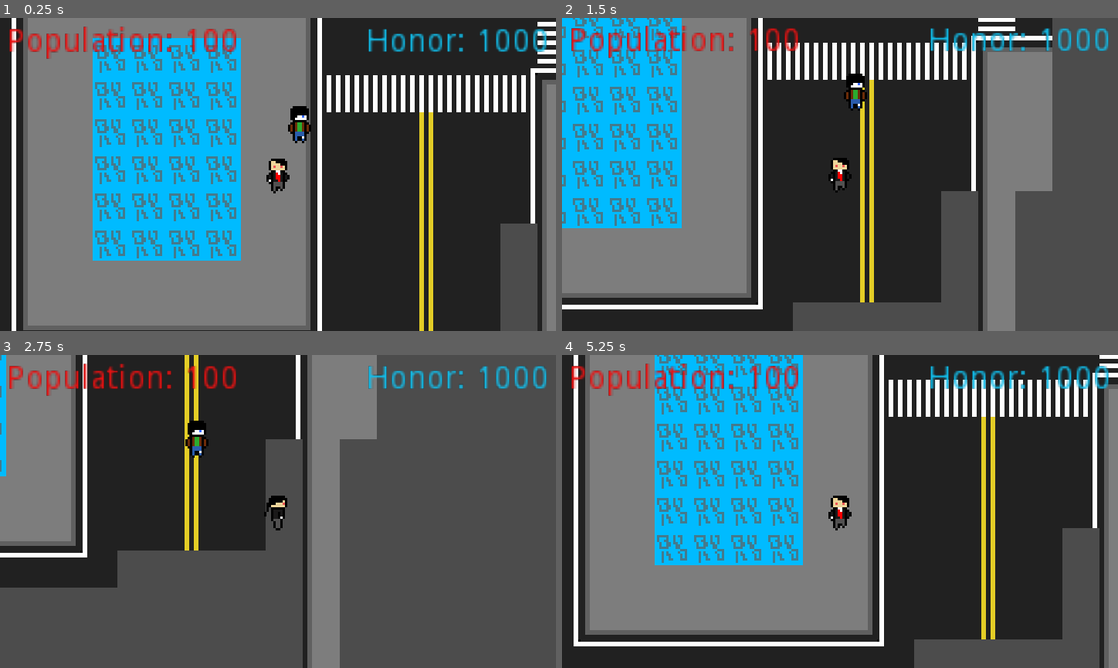
Above: before the commit, frames 1-4 (two rows, left to right).
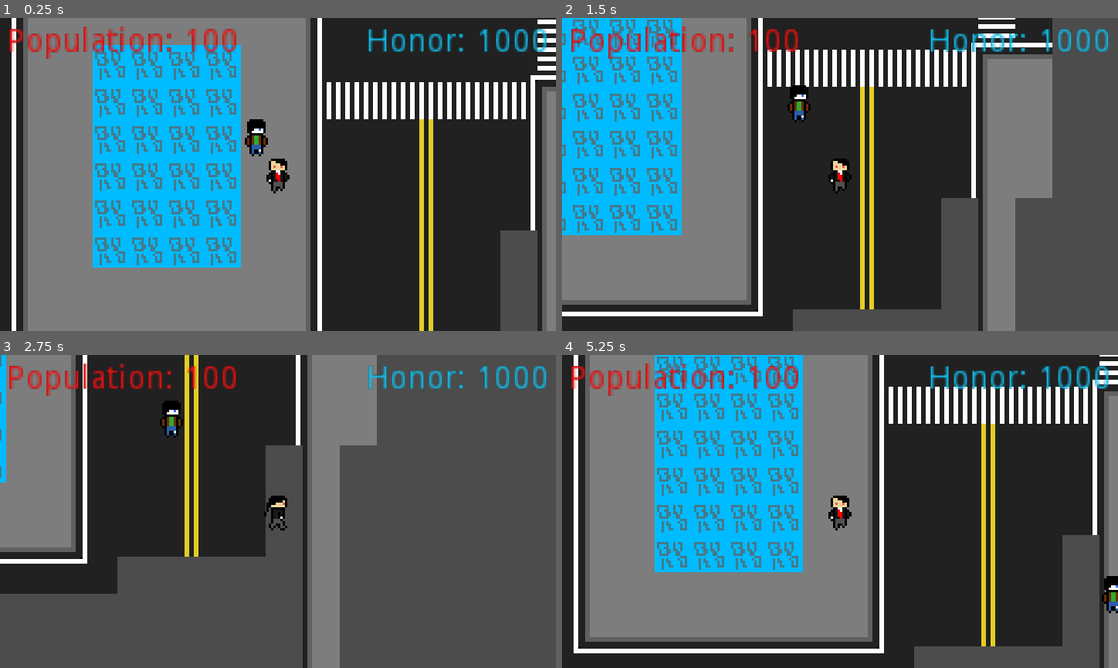
Above: after the commit, the same moments.

Repository: Jam-Bam/Who-is-the-Enemy
Game: Godot game, scene res://Base.tscn
Same seed, same stepped clock (60 frames per second), same inputs: the game is played once before the commit and once after it.
Inputs:
- Up to frame 1 (0.25 s): no input
- Up to frame 2 (1.5 s): tap Enter at 0.5 s; hold Right (ui_right) 0.53-1.28 s; tap E (ask) at 0.6 s; tap Space (stab, bound only after the commit) at 0.8, 1.35 s; hold Down (ui_down) from 1.28 s (still down)
- Up to frame 3 (2.75 s): tap E (ask) at 1.55, 2.1 s; release Down (ui_down) at 2.03 s; hold Right (ui_right) from 2.03 s (still down); tap Space (stab, bound only after the commit) at 2.3 s
- Up to frame 4 (5.25 s): release Right (ui_right) at 2.78 s; hold Up (ui_up) 2.78-3.53 s; tap Space (stab, bound only after the commit) at 2.85, 3.8, 4.35 s; tap E (ask) at 3.05, 3.6, 4.55, 5.1 s; hold Left (ui_left) 3.53-5.03 s; hold Down (ui_down) from 5.03 s (still down)

The runs differ from the first frame. In frame 1, 10% of the frame differs, in the area x 4-100%, y 0-100%; in frame 2, 11%; in frame 3, 3.0%; in frame 4, 12%, in the area x 2-100%, y 0-96%.

Commit message:
made some edits

Diff:
--- a/CodeFolder/directions.gd
+++ b/CodeFolder/directions.gd
@@ -7,7 +7,7 @@
 const stand = Vector2(0,0)
 
 func rand():
-	var d = randi() % 4 + 1
+	var d = randi() % 5 + 1
 	match d:
 		1:
 			return left
--- a/NPCs/NPC.gd
+++ b/NPCs/NPC.gd
@@ -4,6 +4,9 @@
 var movedir = Vector2(0,0)
 var movetimer_length = 100
 var movetimer = 0
+
+func _ready():
+	get_node("../Player").connect("follow",self,"follow_player")
 
 func movement_loop():
 	var motion = movedir.normalized() * SPEED
@@ -16,3 +19,6 @@
 	if movetimer == 0 || is_on_wall():
 		movedir = dir.rand()
 		movetimer = movetimer_length
+
+func follow_player():
+	print("CHEESE")
--- a/NPCs/NPC.tscn
+++ b/NPCs/NPC.tscn
@@ -1,26 +1,26 @@
 [gd_scene load_steps=8 format=2]
 
 [ext_resource path="res://NPCs/NPC.gd" type="Script" id=1]
-[ext_resource path="res://NPCs/Leather Man/lidle0.png" type="Texture" id=2]
-[ext_resource path="res://NPCs/Leather Man/lidle3.png" type="Texture" id=3]
-[ext_resource path="res://NPCs/Leather Man/lidle1.png" type="Texture" id=4]
+[ext_resource path="res://NPCs/Leather Man/lidle3.png" type="Texture" id=2]
+[ext_resource path="res://NPCs/Leather Man/lidle1.png" type="Texture" id=3]
+[ext_resource path="res://NPCs/Leather Man/lidle0.png" type="Texture" id=4]
 [ext_resource path="res://NPCs/Leather Man/lidle2.png" type="Texture" id=5]
 
 [sub_resource type="SpriteFrames" id=1]
 animations = [ {
 "frames": [ ExtResource( 2 ) ],
 "loop": true,
-"name": "idled",
+"name": "idler",
 "speed": 5.0
 }, {
 "frames": [ ExtResource( 3 ) ],
 "loop": true,
-"name": "idler",
+"name": "idlel",
 "speed": 5.0
 }, {
 "frames": [ ExtResource( 4 ) ],
 "loop": true,
-"name": "idlel",
+"name": "idled",
 "speed": 5.0
 }, {
 "frames": [ ExtResource( 5 ) ],
@@ -30,7 +30,7 @@
 } ]
 
 [sub_resource type="RectangleShape2D" id=2]
-extents = Vector2( 5.6598, 10.9748 )
+extents = Vector2( 4.49732, 7.66806 )
 
 [node name="NPC" type="KinematicBody2D" groups=[
 "NPC",
@@ -44,5 +44,5 @@
 centered = false
 
 [node name="CollisionShape2D" type="CollisionShape2D" parent="."]
-position = Vector2( 7.85011, 8.69585 )
+position = Vector2( 7.85011, 8.2075 )
 shape = SubResource( 2 )
--- a/Player/Player.gd
+++ b/Player/Player.gd
@@ -6,14 +6,23 @@
 var canAsk = false
 var currentNPC
 signal follow
+var motion
 
 func _physics_process(delta):
 	controls_loop()
 	movement_loop()
+	#var follower = get_child(currentNPC)
 	if Input.is_action_just_pressed("ask") and canAsk:
-		print(currentNPC)
-
-
+		pass
+	if Input.is_action_just_pressed("stab"):
+		if motion.x < 0:
+			$Sprite.play("stabl")
+		elif motion.x > 0:
+			$Sprite.play("stabr")
+		elif motion.y > 0:
+			$Sprite.play("stabd")
+		elif motion.y < 0:
+			$Sprite.play("stabu")
 
 func controls_loop():
 	var LEFT = Input.is_action_pressed("ui_left")
@@ -25,7 +34,7 @@
 	movedir.y = -int(UP) + int(DOWN)
 
 func movement_loop():
-	var motion = movedir.normalized() * SPEED
+	motion = movedir.normalized() * SPEED
 
 	move_and_slide(motion, Vector2(0,0))
 	if motion.x < 0:
@@ -56,17 +65,12 @@
 			$Sprite.play("idles")
 			$Sprite.flip_h = true
 
-
-
+func _on_NPCdetection_body_entered(body):
+	if body.is_in_group("NPC"):
+		currentNPC = body.get_index()
+		canAsk = true
 
 func _on_NPCdetection_body_exited(body):
 	if body.is_in_group("NPC"):
 		currentNPC = null
 		canAsk = false
-
-
-func _on_NPCdetection_body_entered(body):
-	if body.is_in_group("NPC"):
-		print("pie")
-		currentNPC = body.get_index()
-		canAsk = true
--- a/Player/Player.tscn
+++ b/Player/Player.tscn
@@ -1,49 +1,73 @@
-[gd_scene load_steps=17 format=2]
+[gd_scene load_steps=21 format=2]
 
 [ext_resource path="res://Player/Player.gd" type="Script" id=1]
-[ext_resource path="res://Player/Main Character Sprites/MC-FrontAni0.png.png" type="Texture" id=2]
-[ext_resource path="res://Player/Main Character Sprites/MC-FrontAni1.png.png" type="Texture" id=3]
-[ext_resource path="res://Player/Main Character Sprites/MC-IdleBack.png.png" type="Texture" id=4]
-[ext_resource path="res://Player/Main Character Sprites/MC-BackAni0.png.png" type="Texture" id=5]
-[ext_resource path="res://Player/Main Character Sprites/MC-BackAni1.png.png" type="Texture" id=6]
-[ext_resource path="res://Player/Main Character Sprites/MC-IdleLeft.png.png" type="Texture" id=7]
-[ext_resource path="res://Player/Main Character Sprites/MC-LeftAni0.png.png" type="Texture" id=8]
-[ext_resource path="res://Player/Main Character Sprites/MC-LeftAni1.png.png" type="Texture" id=9]
-[ext_resource path="res://Player/Main Character Sprites/MC-LeftAni2.png.png" type="Texture" id=10]
-[ext_resource path="res://Player/Main Character Sprites/MC-LeftAni3.png.png" type="Texture" id=11]
-[ext_resource path="res://Player/Population.gd" type="Script" id=12]
-[ext_resource path="res://Player/Honor.gd" type="Script" id=13]
+[ext_resource path="res://Player/Main Character Sprites/MC-StabLeft.png.png" type="Texture" id=2]
+[ext_resource path="res://Player/Main Character Sprites/MC-StabRight.png.png" type="Texture" id=3]
+[ext_resource path="res://Player/Main Character Sprites/MC-StabDown.png.png" type="Texture" id=4]
+[ext_resource path="res://Player/Main Character Sprites/MC-StabUp.png.png" type="Texture" id=5]
+[ext_resource path="res://Player/Main Character Sprites/MC-FrontAni0.png.png" type="Texture" id=6]
+[ext_resource path="res://Player/Main Character Sprites/MC-FrontAni1.png.png" type="Texture" id=7]
+[ext_resource path="res://Player/Main Character Sprites/MC-IdleLeft.png.png" type="Texture" id=8]
+[ext_resource path="res://Player/Main Character Sprites/MC-BackAni0.png.png" type="Texture" id=9]
+[ext_resource path="res://Player/Main Character Sprites/MC-BackAni1.png.png" type="Texture" id=10]
+[ext_resource path="res://Player/Main Character Sprites/MC-LeftAni0.png.png" type="Texture" id=11]
+[ext_resource path="res://Player/Main Character Sprites/MC-LeftAni1.png.png" type="Texture" id=12]
+[ext_resource path="res://Player/Main Character Sprites/MC-LeftAni2.png.png" type="Texture" id=13]
+[ext_resource path="res://Player/Main Character Sprites/MC-LeftAni3.png.png" type="Texture" id=14]
+[ext_resource path="res://Player/Main Character Sprites/MC-IdleBack.png.png" type="Texture" id=15]
+[ext_resource path="res://Player/Population.gd" type="Script" id=16]
+[ext_resource path="res://Player/Honor.gd" type="Script" id=17]
 
 [sub_resource type="SpriteFrames" id=1]
 animations = [ {
-"frames": [ ExtResource( 2 ), ExtResource( 3 ) ],
+"frames": [ ExtResource( 2 ) ],
+"loop": true,
+"name": "stabl",
+"speed": 1.0
+}, {
+"frames": [ ExtResource( 3 ) ],
+"loop": true,
+"name": "stabr",
+"speed": 1.0
+}, {
+"frames": [ ExtResource( 4 ) ],
+"loop": true,
+"name": "stabd",
+"speed": 5.0
+}, {
+"frames": [ ExtResource( 5 ), ExtResource( 5 ), ExtResource( 5 ), ExtResource( 5 ), ExtResource( 5 ) ],
+"loop": true,
+"name": "stabu",
+"speed": 1.0
+}, {
+"frames": [ ExtResource( 6 ), ExtResource( 7 ) ],
 "loop": true,
 "name": "walkd",
 "speed": 5.0
 }, {
-"frames": [ ExtResource( 2 ) ],
+"frames": [ ExtResource( 8 ) ],
+"loop": true,
+"name": "idles",
+"speed": 5.0
+}, {
+"frames": [ ExtResource( 9 ), ExtResource( 10 ) ],
+"loop": true,
+"name": "walku",
+"speed": 5.0
+}, {
+"frames": [ ExtResource( 11 ), ExtResource( 12 ), ExtResource( 13 ), ExtResource( 14 ) ],
+"loop": true,
+"name": "walks",
+"speed": 5.0
+}, {
+"frames": [ ExtResource( 6 ) ],
 "loop": true,
 "name": "idled",
 "speed": 5.0
 }, {
-"frames": [ ExtResource( 4 ) ],
+"frames": [ ExtResource( 15 ) ],
 "loop": true,
 "name": "idleu",
-"speed": 5.0
-}, {
-"frames": [ ExtResource( 5 ), ExtResource( 6 ) ],
-"loop": true,
-"name": "walku",
-"speed": 5.0
-}, {
-"frames": [ ExtResource( 7 ) ],
-"loop": true,
-"name": "idles",
-"speed": 5.0
-}, {
-"frames": [ ExtResource( 8 ), ExtResource( 9 ), ExtResource( 10 ), ExtResource( 11 ) ],
-"loop": true,
-"name": "walks",
 "speed": 5.0
 } ]
 
--- a/project.godot
+++ b/project.godot
@@ -90,6 +90,11 @@
 "events": [ Object(InputEventKey,"resource_local_to_scene":false,"resource_name":"","device":0,"alt":false,"shift":false,"control":false,"meta":false,"command":false,"pressed":false,"scancode":69,"unicode":0,"echo":false,"script":null)
  ]
 }
+stab={
+"deadzone": 0.5,
+"events": [ Object(InputEventKey,"resource_local_to_scene":false,"resource_name":"","device":0,"alt":false,"shift":false,"control":false,"meta":false,"command":false,"pressed":false,"scancode":32,"unicode":0,"echo":false,"script":null)
+ ]
+}
 
 [rendering]
 
Not shown: 2 places in Player/Player.tscn that only renumber resources
